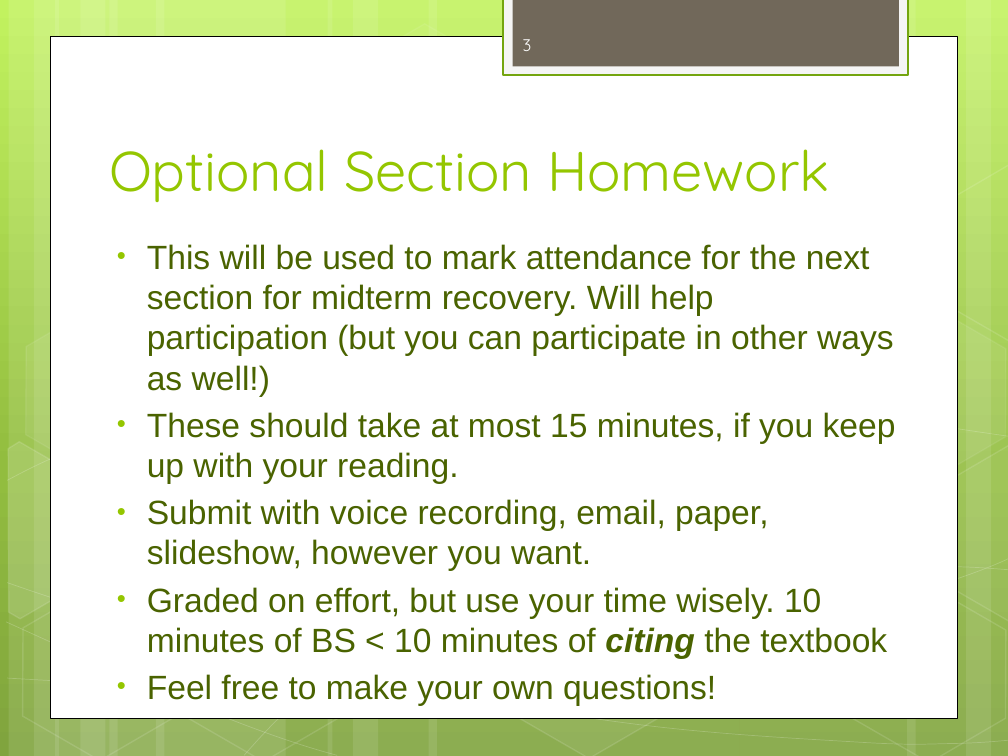
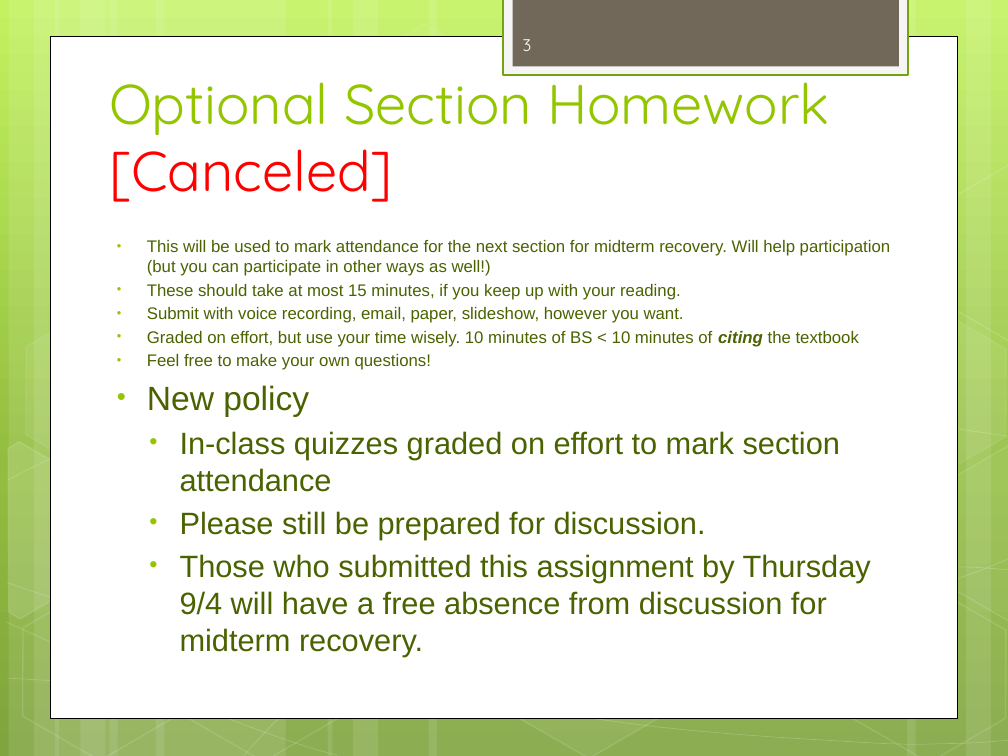
Before and after one commit to dicksontsai/dicksontsai.github.io, a slide deck: slide 3 of cs61a/discussion/lab1.pptx. Drawn at 1008x756 pixels with LibreOffice and Linux fonts; fonts in the diff are those of the drawing. Boxes give left, top, right and bottom in pixels: in the first picture for what was removed or moved away, otherwise in the second. Text is boxed around its words. In the diff, an @@ line names an element or a change of style, - is before the commit and + after.

Commit message:
Canceled section homework

```diff
--- a/cs61a/discussion/lab1.pptx
+++ b/cs61a/discussion/lab1.pptx
@@ title at bbox=[109, 66, 830, 202]: text changed @@
-Optional Section Homework
+Optional Section Homework [Canceled]
@@ text at bbox=[147, 240, 890, 370]: size 24 to 12 pt in "This will be used to mark attendance ...", "These should take at most 15 minutes, ...", "Submit with voice recording, email, paper, slideshow, ...", "Graded on effort, but use your time ..." and 1 more places; less space between paragraphs @@
@@ text at bbox=[147, 385, 871, 656]: paragraphs added @@
+• New policy
+  • In-class quizzes graded on effort to mark section attendance
+  • Please still be prepared for discussion.
+  • Those who submitted this assignment by Thursday 9/4 will have a free absence from discussion for midterm recovery.
```
Also in this commit, not shown: 2 other slides changed, 8 other files.
